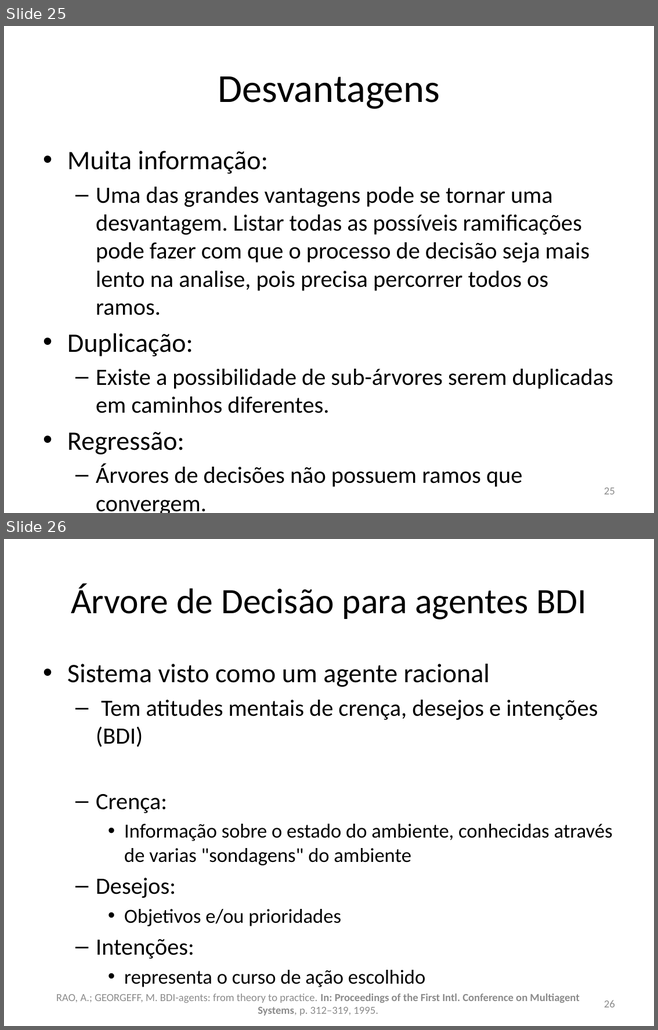
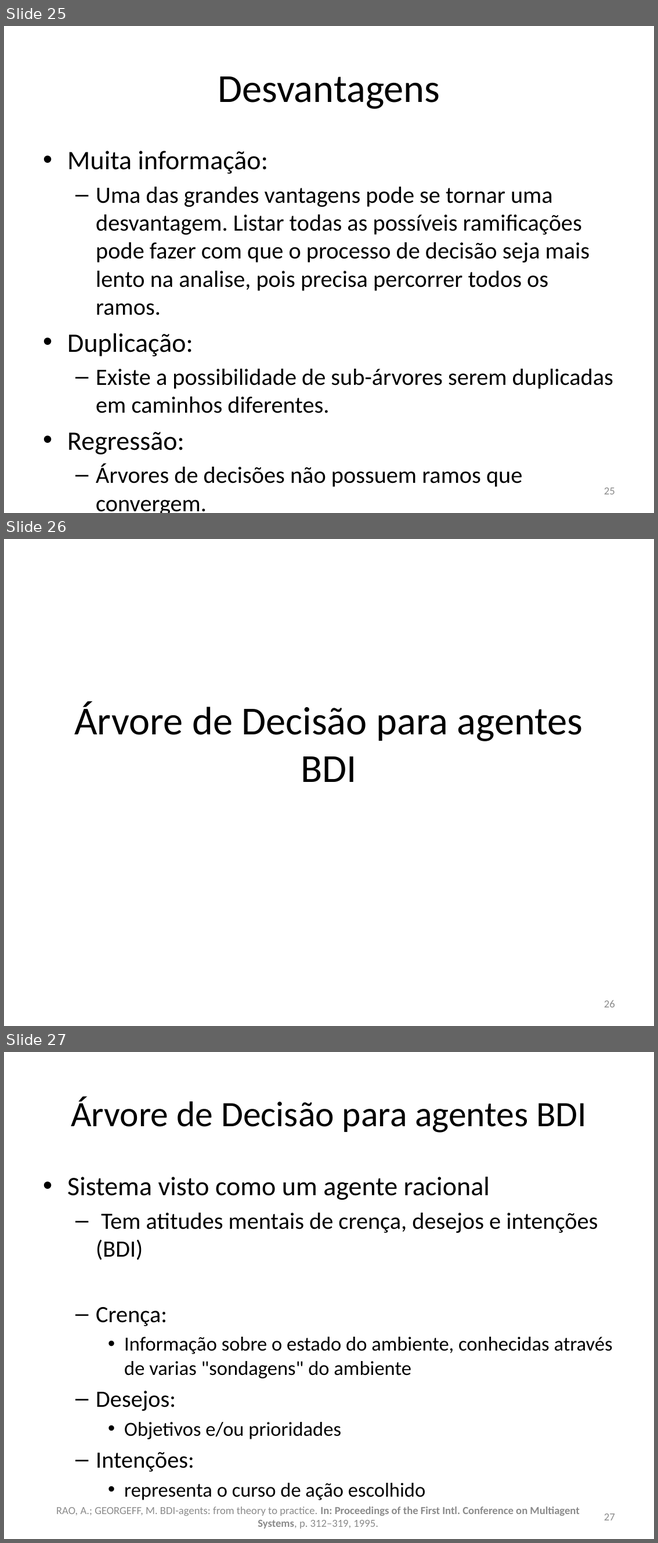
Before and after one commit to gems-uff/sdm, a slide deck: Documents/Raciocínio.pptx. Shown one above the other, each under a label of ours: slides 25 and 26 before the commit, slides 25, 26 and 27 after it. The pictures are 658x1030 and 658x1543 pixels, drawn with LibreOffice and Linux fonts; fonts in the diff are those of the drawing; background and template pictures are left out. Boxes give left, top, right and bottom in pixels: in the first picture for what was removed or moved away, otherwise in the second. Text is boxed around its words. In the diff, an @@ line names an element or a change of style, - is before the commit and + after.

```diff
--- a/Documents/Raciocínio.pptx
+++ b/Documents/Raciocínio.pptx
@@ slide 26 added at [4,539,654,1026], background picture (left out) @@
@@ title added at [74,701,583,782], 44 pt, text #000000 @@
+Árvore de Decisão para agentes BDI
@@ page number added at [604,1000,615,1008], 12 pt, text #8C8C8C @@
+26
@@ what was slide 26 is now slide 27 @@
@@ page number at [604,1514,615,1521]: text changed @@
-26
+27
```
Also in this commit, not shown: 6 slides changed, 4 other slides added, 1 slide removed, 1 other file.
